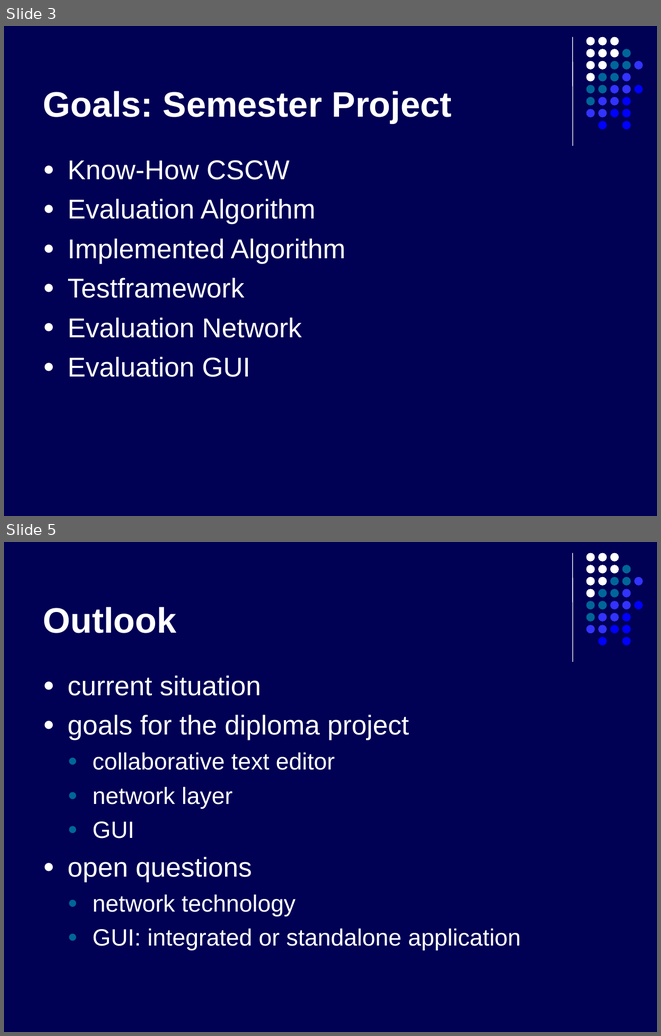
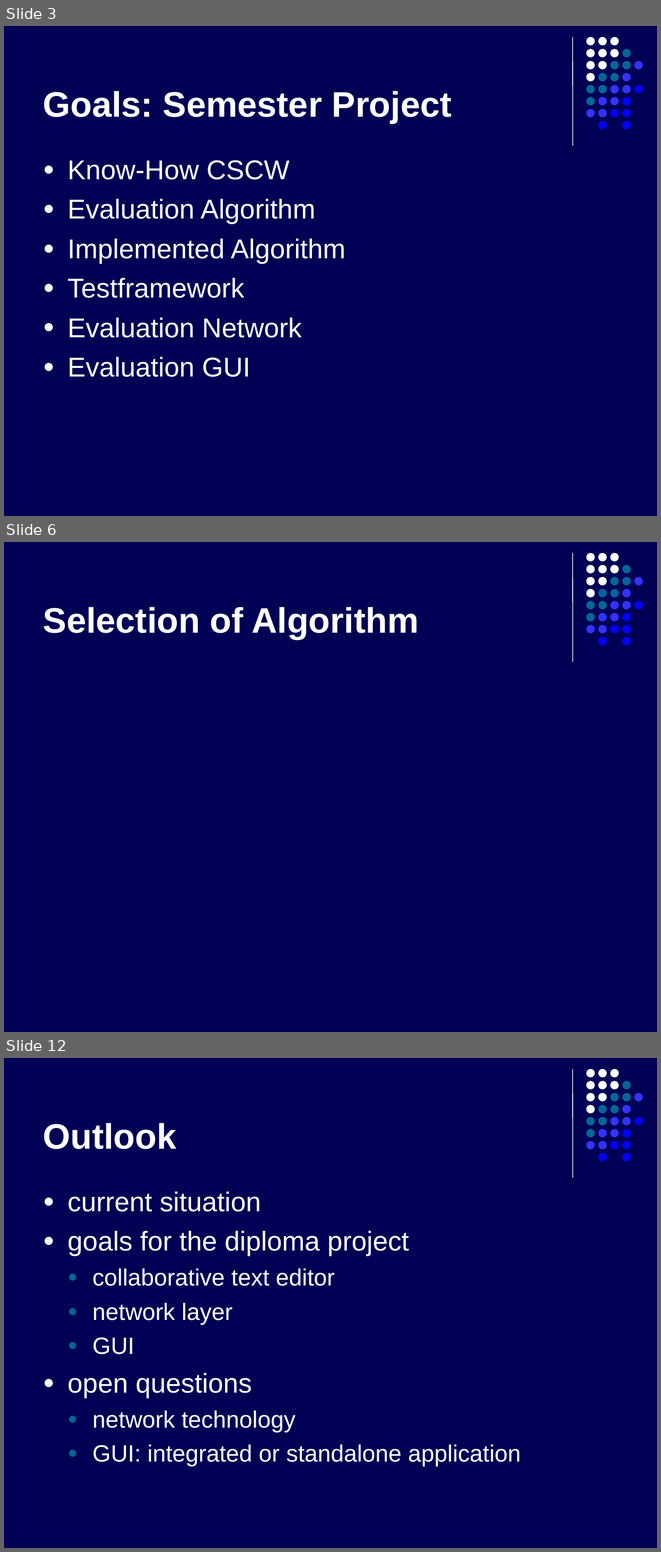
Before and after one commit to kyanha/ace, a slide deck: ace/trunk/doc/presentation/presentation.ppt. Shown one above the other, each under a label of ours: slides 3 and 5 before the commit, slides 3, 6 and 12 after it; the slides between them are not shown. The pictures are 661x1036 and 661x1552 pixels, drawn with LibreOffice and Linux fonts; fonts in the diff are those of the drawing. Boxes give left, top, right and bottom in pixels: in the first picture for what was removed or moved away, otherwise in the second. Text is boxed around its words. In the diff, an @@ line names an element or a change of style, - is before the commit and + after.

```diff
--- a/ace/trunk/doc/presentation/presentation.ppt
+++ b/ace/trunk/doc/presentation/presentation.ppt
@@ slide 6 added at (x1=4, y1=542, x2=657, y2=1032), background #000054; not listed: 32 template elements that a slide beside it also shows @@
@@ title added at (x1=43, y1=607, x2=419, y2=639), 39 pt, text #FFFFFF, bold @@
+Selection of Algorithm
@@ what was slide 5 is now slide 12 @@
```
Also in this commit, not shown: 1 slide changed, 6 other slides added.
